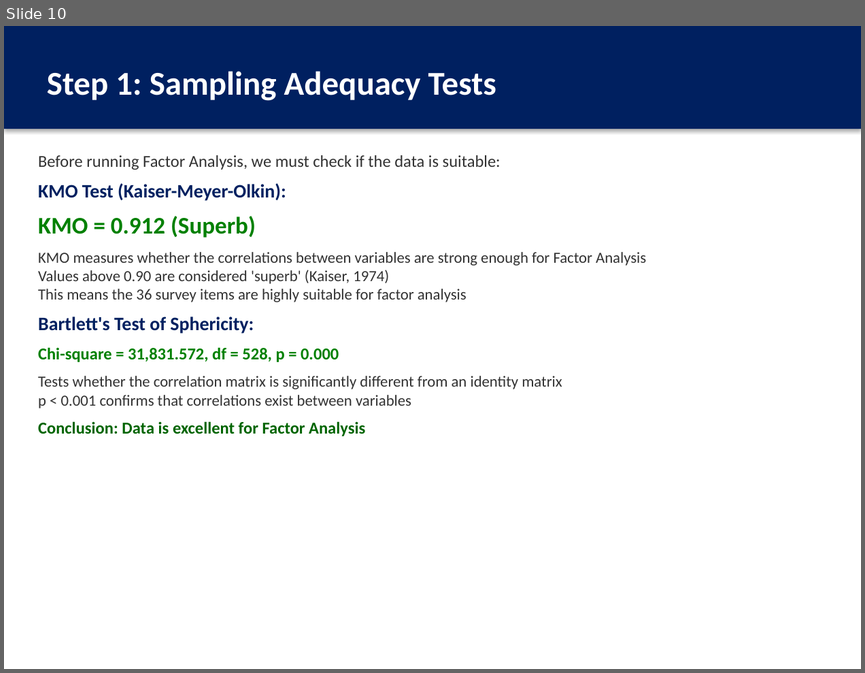
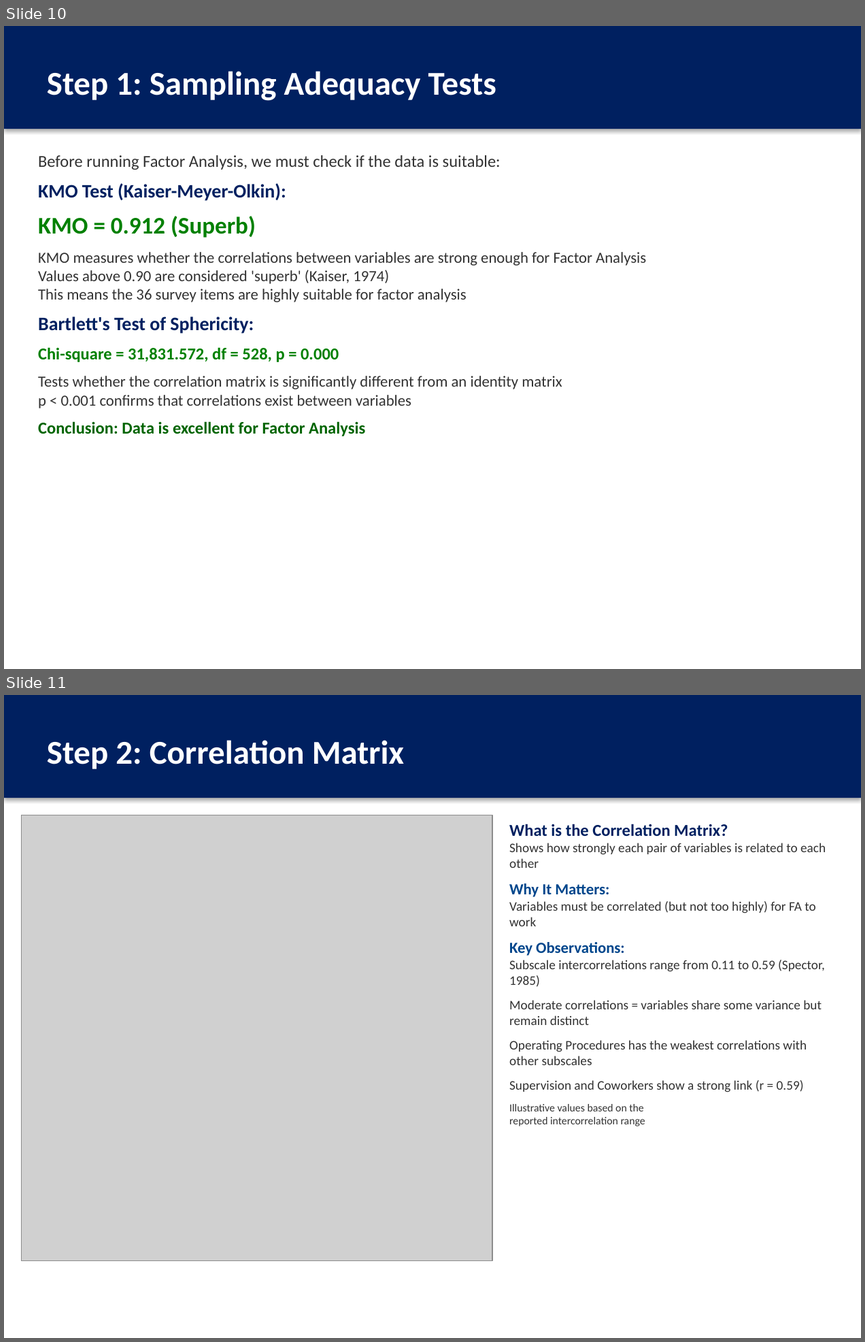
Before and after one commit to thenaivedetective/sp500-stock-performance, a slide deck: Factor_Analysis_JobSatisfaction_Presentation.pptx. Shown one above the other, each under a label of ours: slide 10 before the commit, slides 10 and 11 after it. The pictures are 865x673 and 865x1342 pixels, drawn with LibreOffice and Linux fonts; fonts in the diff are those of the drawing; grey boxes stand for pictures. Boxes give left, top, right and bottom in pixels: in the first picture for what was removed or moved away, otherwise in the second. Text is boxed around its words. In the diff, an @@ line names an element or a change of style, - is before the commit and + after.

```diff
--- a/Factor_Analysis_JobSatisfaction_Presentation.pptx
+++ b/Factor_Analysis_JobSatisfaction_Presentation.pptx
@@ slide 11 added at <box>4,695,861,1338</box>, background #FFFFFF @@
@@ rectangle added at <box>4,695,861,798</box>, fill #002060, 28 pt, text #FFFFFF, bold @@
+Step 2: Correlation Matrix
@@ picture added at <box>21,815,492,1261</box> @@
@@ text added at <box>509,824,825,1126</box>, 11 pt, text #323232 @@
+What is the Correlation Matrix?
+Shows how strongly each pair of variables is related to each other
+Why It Matters:
+Variables must be correlated (but not too highly) for FA to work
+Key Observations:
+Subscale intercorrelations range from 0.11 to 0.59 (Spector, 1985)
+Moderate correlations = variables share some variance but remain distinct
+Operating Procedures has the weakest correlations with other subscales
+Supervision and Coworkers show a strong link (r = 0.59)
+Illustrative values based on the
+reported intercorrelation range
```
Also in this commit, not shown: 4 slides changed, 2 other slides added, 4 other files.
